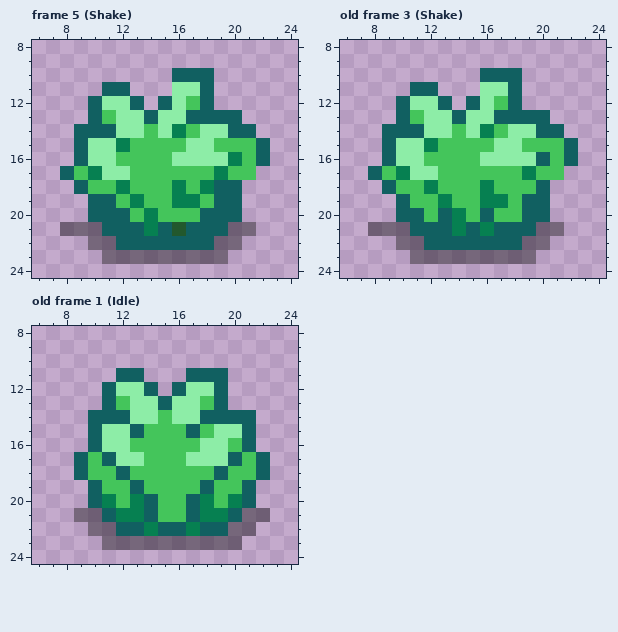
Edited in one commit: pixel-art file (game/Slime Mec/Assets/_Art/Sprites/Environment/bushB.aseprite). The first picture shows the starting point.
32x32 pixels, 11 frames. Shown: frame 5 (Shake): x 6..24, y 8..24; old frame 3 (Shake): x 6..24, y 8..24; old frame 1 (Idle): x 6..24, y 8..24.
And afterwards:
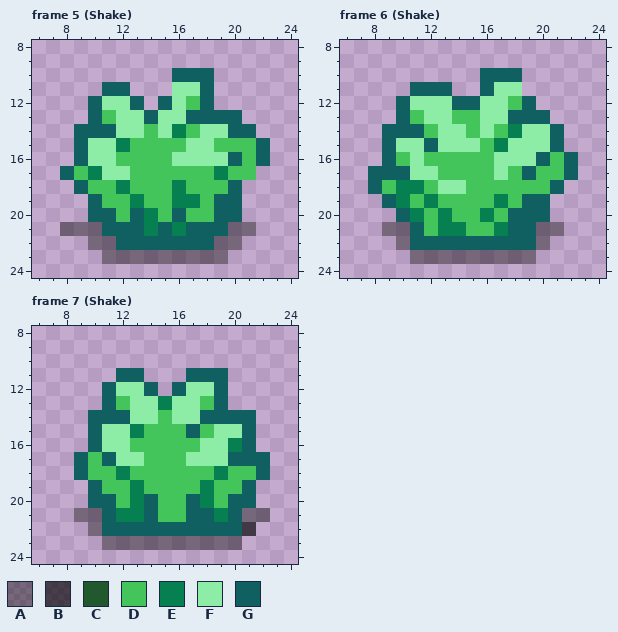
Palette (. is transparent): A #00000065  B #000000a2  C #22582d  D #44c55b  E #068051  F #8deda7  G #116061
A new or re-ordered frame is compared with the old frame closest to it.
From old to new:
frames 11 -> 13
Frame 5 (Shake):
y 16: x 20 E -> G
y 18: x 18..19 EG -> DD
y 19: x 11 G -> D
y 20: x 12..13 GD -> DG; x 16 D -> G; x 18 G -> D
y 21: x 16 C -> E
Frame 6 (Shake) is new; against old frame 3 (Shake):
y 11: x 13 . -> G; x 16 F -> G; x 18 G -> F
y 12: x 13..14 G. -> FG; x 17..19 DG. -> FDG
y 13: x 14..15 GF -> DD; x 17 G -> F
y 14: x 12 F -> D; x 14..16 DFE -> FDF; x 18 F -> E; x 20 G -> F
y 15: x 12..15 EDDD -> GFFF; x 17 F -> E; x 19..22 DDDG -> FFG.
y 16: x 10 F -> D; x 16 F -> D
y 17: x 9..10 DE -> GG; x 17 D -> F; x 19 E -> G; x 22 . -> G
y 18: x 8..14 .GDDEDD -> GDEEDFF; x 16 E -> D; x 20..21 G. -> DG
y 19: x 9..10 .G -> GE; x 12..13 DE -> ED; x 16 E -> D
y 20: x 11 G -> E; x 13..14 GE -> ED; x 16 G -> E; x 18 D -> G
y 21: x 8 A -> .; x 12..13 GG -> DE; x 15..17 GEG -> DDE
y 22: x 11 A -> G; x 19 A -> G
Frame 7 (Shake) is new; against old frame 1 (Idle):
y 13: x 15 G -> E
y 15: x 13 G -> E
y 16: x 20 D -> E
y 17: x 21 D -> G
y 18: x 12 G -> E; x 19 G -> E
y 19: x 13 G -> E; x 18 G -> E
y 20: x 11 E -> G; x 20 E -> G
y 21: x 18 E -> G
y 22: x 11 A -> G; x 14 E -> G; x 17 E -> G; x 20..21 AA -> GB
Pixel boxes of the changes (left, top, right, bottom) in both pictures:
changed: (102, 152, 242, 236)
changed: (368, 82, 578, 250)
changed: (102, 396, 256, 536)
